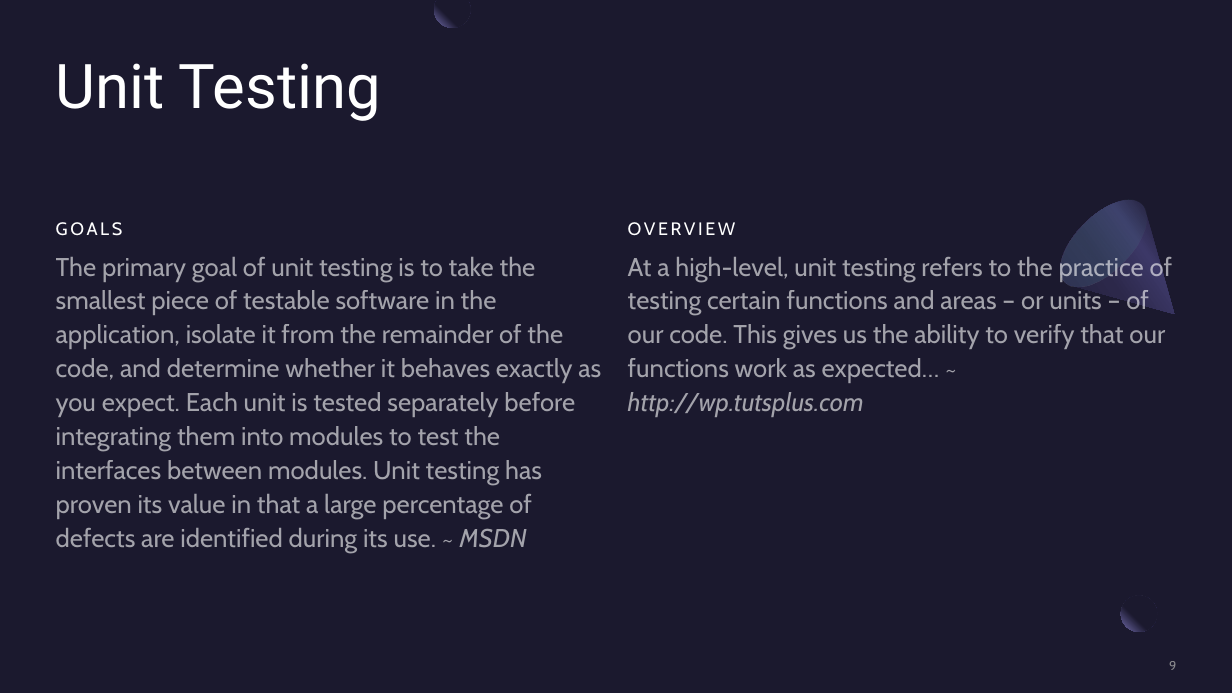
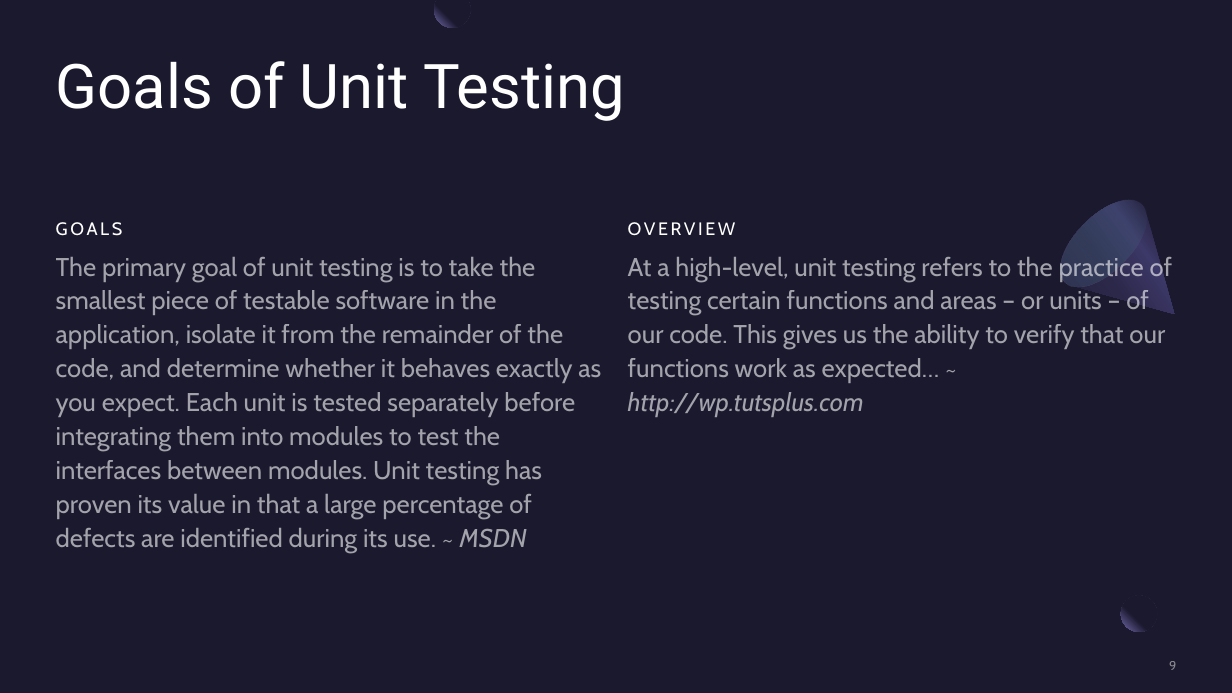
Before and after one commit to Three97/UnitTestingPresentation, a slide deck: slide 9 of PowerPoint/UnitTestingInCSharp.pptx. Drawn at 1232x693 pixels with LibreOffice and Linux fonts; fonts in the diff are those of the drawing. Boxes give left, top, right and bottom in pixels: in the first picture for what was removed or moved away, otherwise in the second. Text is boxed around its words. In the diff, an @@ line names an element or a change of style, - is before the commit and + after.

```diff
--- a/PowerPoint/UnitTestingInCSharp.pptx
+++ b/PowerPoint/UnitTestingInCSharp.pptx
@@ title at [56,61,625,121]: text changed @@
-Unit Testing
+Goals of Unit Testing
```
Also in this commit, not shown: 10 other slides changed.
